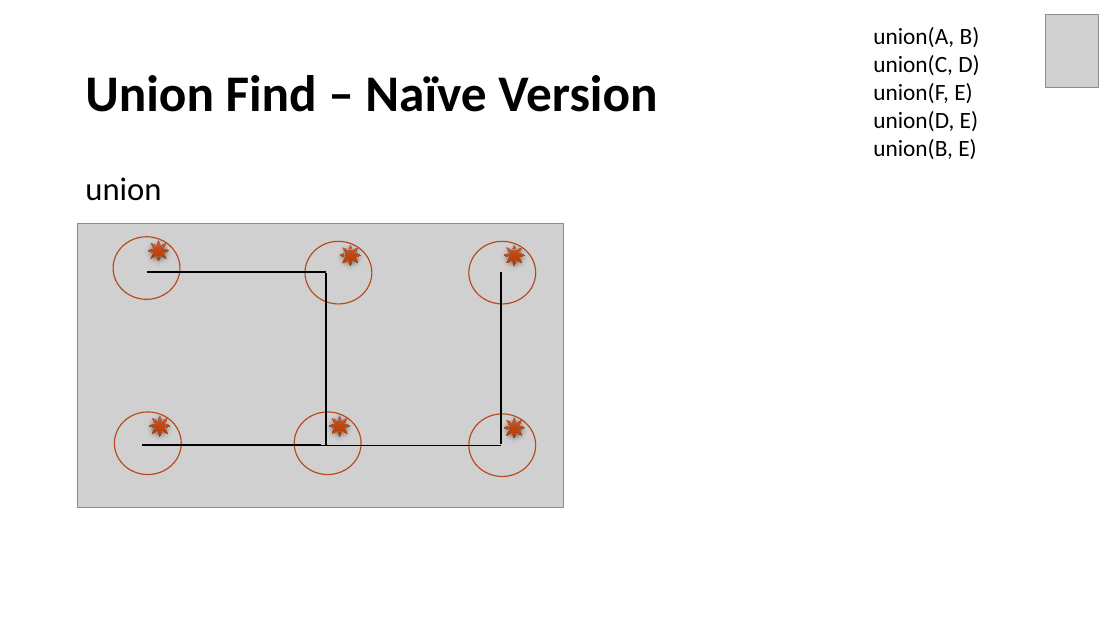
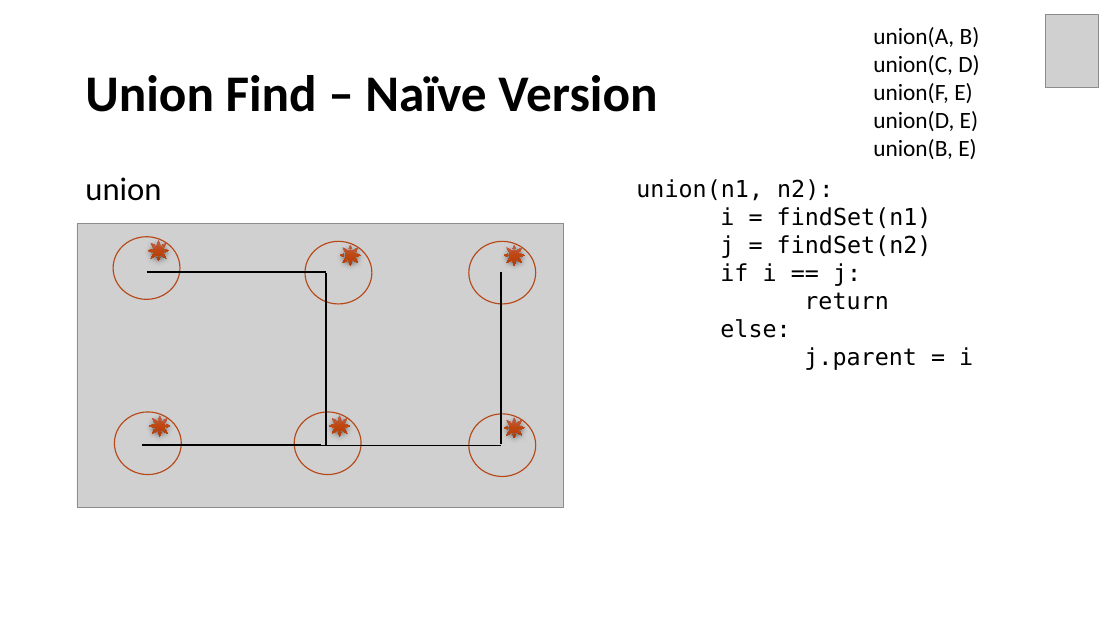
Before and after one commit to Neo-Hao/union-find, a slide deck: slide 25 of slides.pptx (slide 20 before the commit). Drawn at 1120x630 pixels with LibreOffice and Linux fonts; fonts in the diff are those of the drawing; grey boxes stand for pictures. Boxes give left, top, right and bottom in pixels: in the first picture for what was removed or moved away, otherwise in the second. Text is boxed around its words. In the diff, an @@ line names an element or a change of style, - is before the commit and + after.

Commit message:
add time compare of two versions of union find

```diff
--- a/slides.pptx
+++ b/slides.pptx
@@ text added at [636, 179, 973, 370], 20 pt, text #000000 @@
+union(n1, n2):
+i = findSet(n1)
+j = findSet(n2)
+if i == j:
+return
+else:
+j.parent = i
```
Also in this commit, not shown: 22 other slides changed, 9 slides added, 6 other files.
